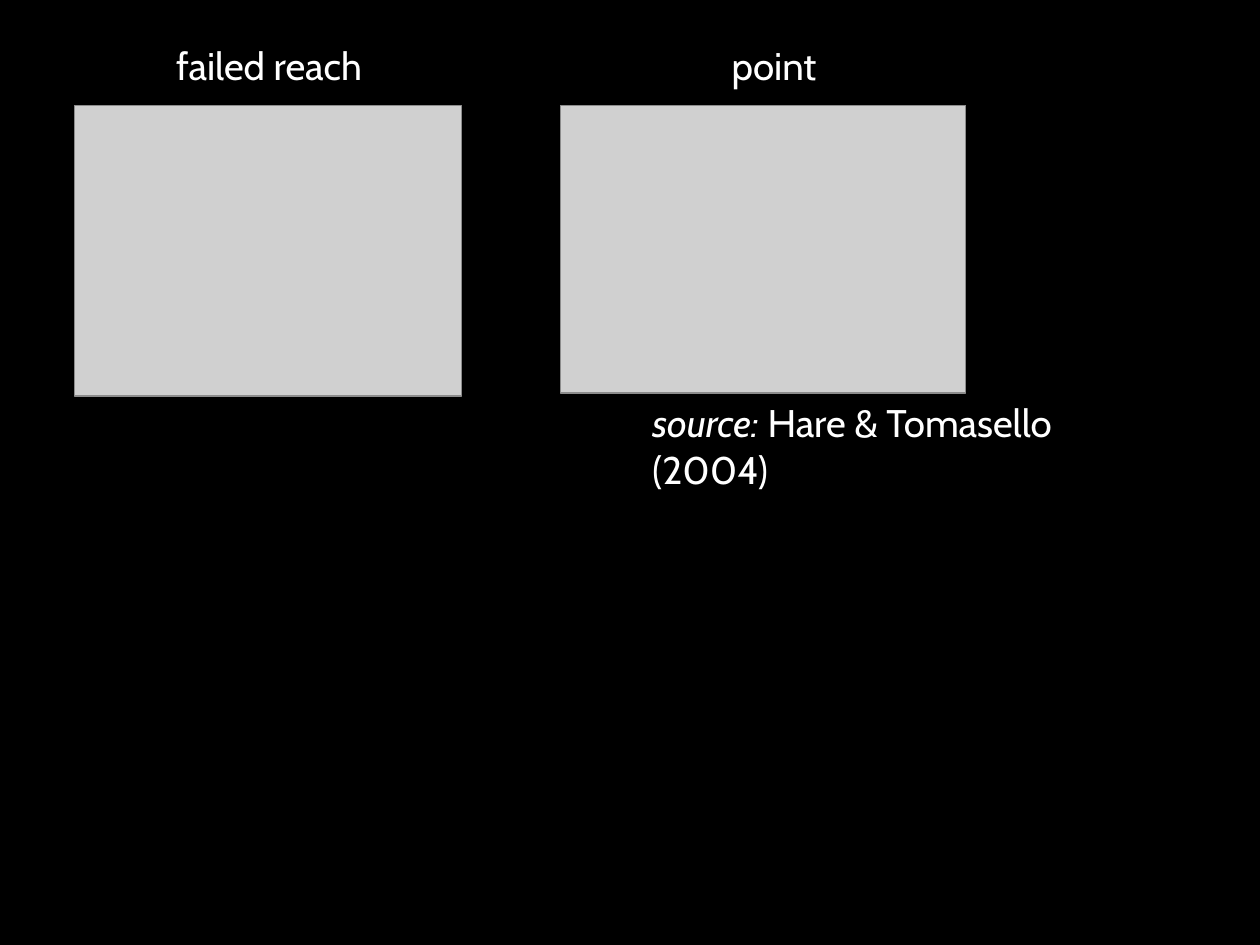
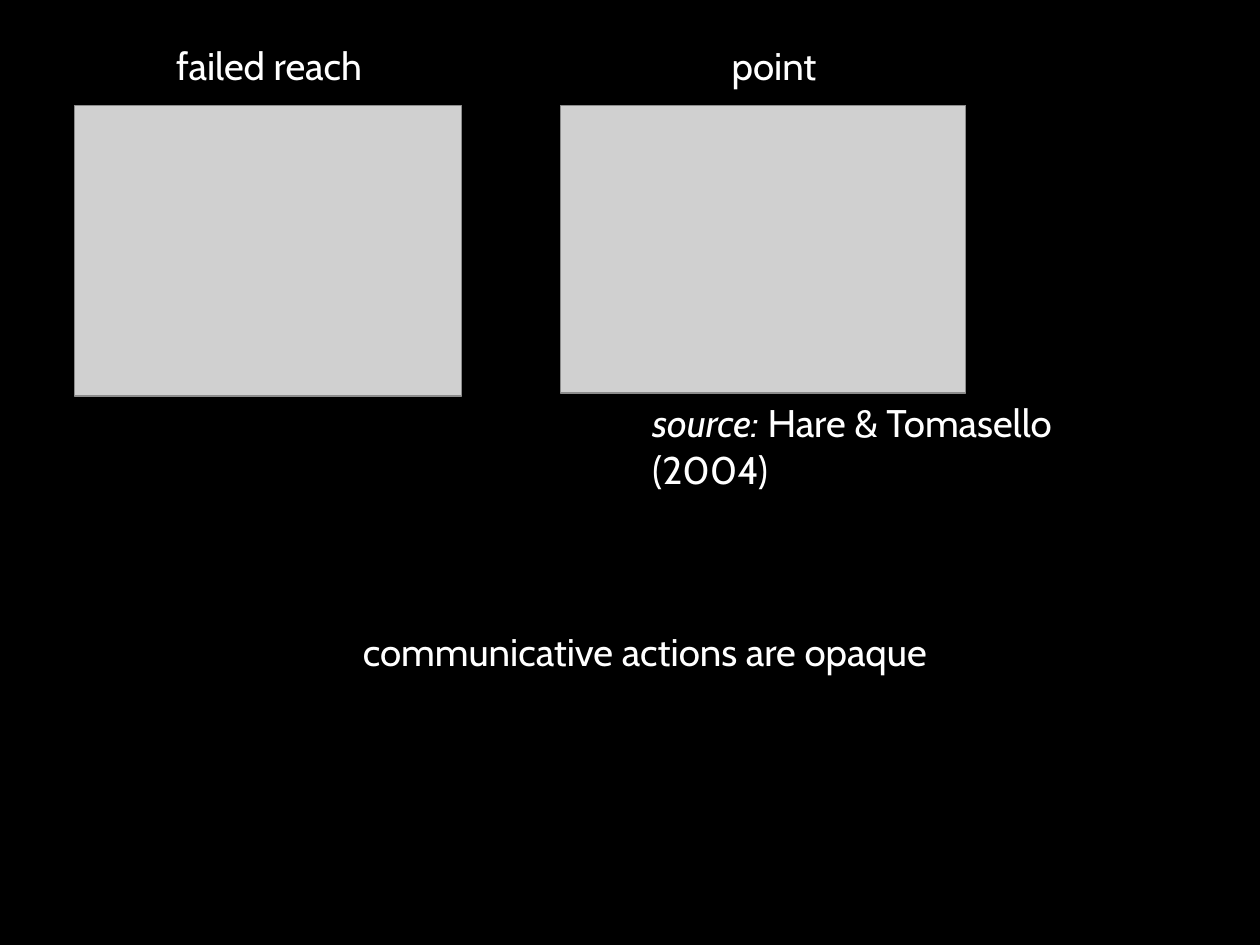
Before and after one commit to butterfill/lecture_mindreading_joint_action_philosophical_tools, a slide deck: slide 29 of lecture09 interacting mindreaders/lecture09 interacting mindreaders.pptx (slide 38 before the commit). Drawn at 1260x945 pixels with LibreOffice and Linux fonts; fonts in the diff are those of the drawing; grey boxes stand for pictures. Boxes give left, top, right and bottom in pixels: in the first picture for what was removed or moved away, otherwise in the second. Text is boxed around its words. In the diff, an @@ line names an element or a change of style, - is before the commit and + after.

```diff
--- a/lecture09 interacting mindreaders/lecture09 interacting mindreaders.pptx
+++ b/lecture09 interacting mindreaders/lecture09 interacting mindreaders.pptx
@@ text added at box(363, 639, 927, 675), 22 pt, text #FFFFFF @@
+communicative actions are opaque
```
Also in this commit, not shown: 2 other slides changed, 4 slides added, 6 slides removed, 5 other files.
